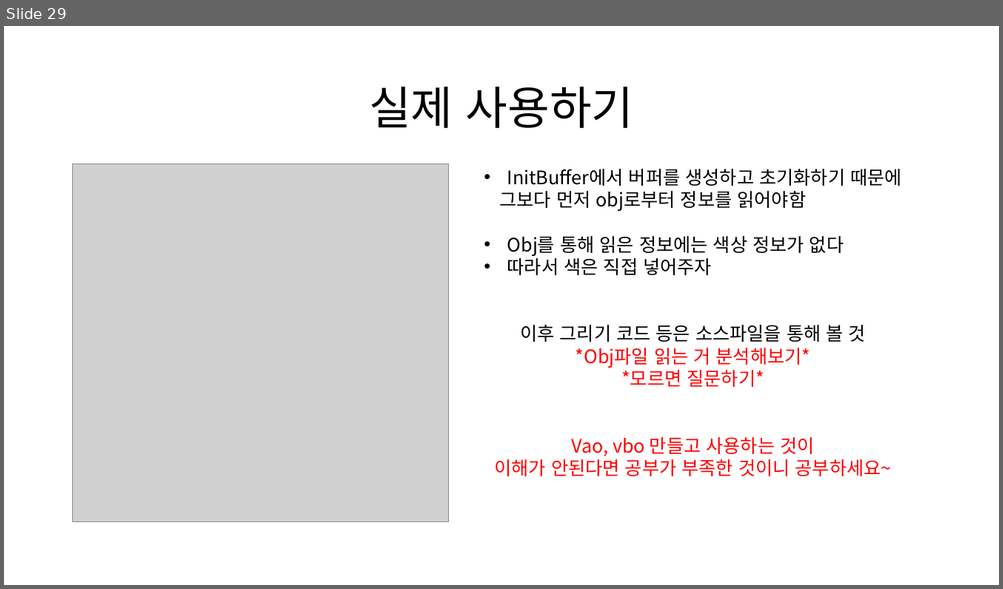
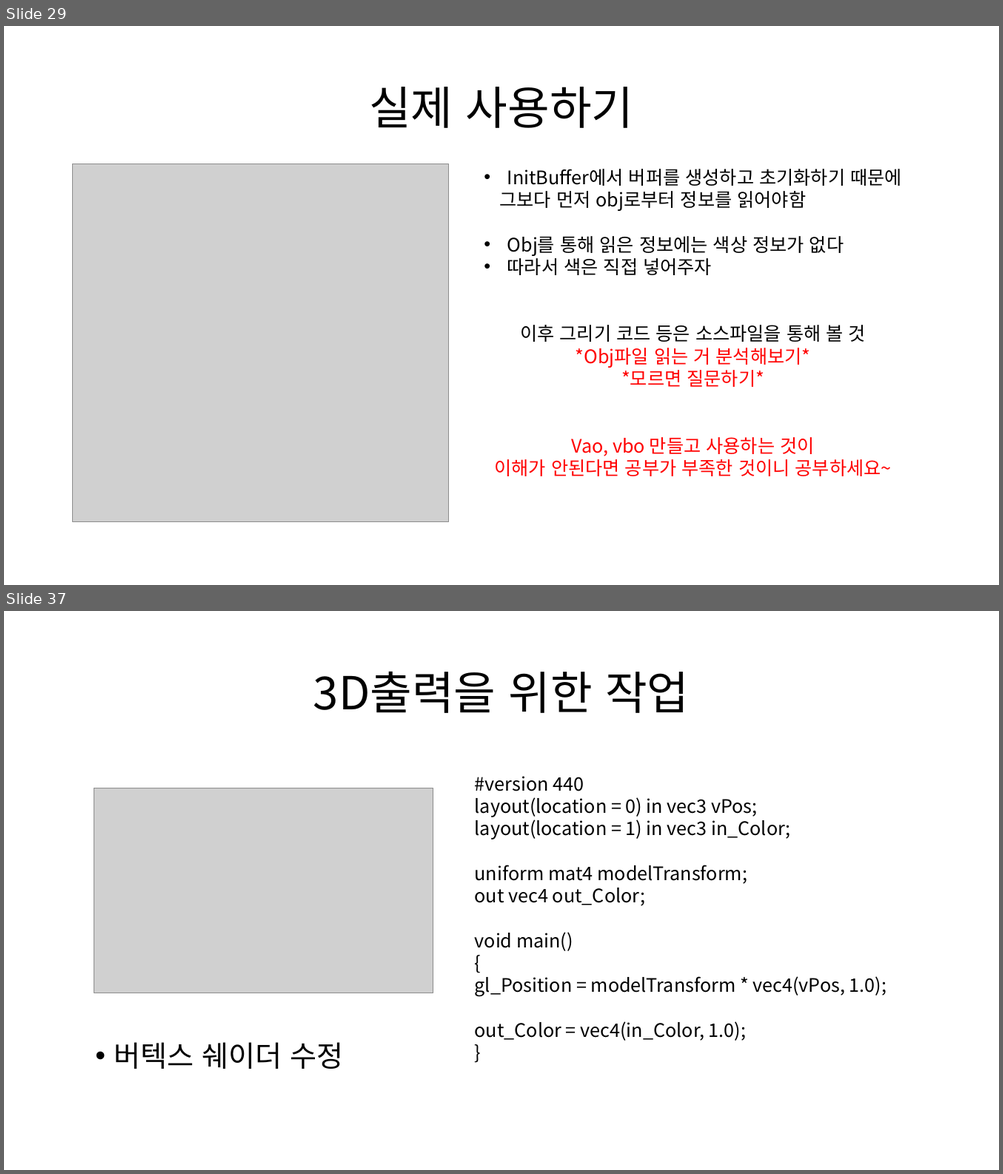
Before and after one commit to Kimseongtae9911/WarpOpenGL, a slide deck: 프레임워크.pptx. Shown one above the other, each under a label of ours: slide 29 before the commit, slides 29 and 37 after it; the slides between them are not shown. The pictures are 1003x589 and 1003x1174 pixels, drawn with LibreOffice and Linux fonts; fonts in the diff are those of the drawing; grey boxes stand for pictures. Boxes give left, top, right and bottom in pixels: in the first picture for what was removed or moved away, otherwise in the second. Text is boxed around its words. In the diff, an @@ line names an element or a change of style, - is before the commit and + after.

```diff
--- a/프레임워크.pptx
+++ b/프레임워크.pptx
@@ slide 37 added at [4,611,999,1170], background #FFFFFF @@
@@ title added at [313,671,688,713], 44 pt, text #000000 @@
+3D출력을 위한 작업
@@ picture added at [94,788,433,993] @@
@@ text added at [475,776,886,1041], 18 pt, text #000000 @@
+#version 440
+layout(location = 0) in vec3 vPos;
+layout(location = 1) in vec3 in_Color;
+uniform mat4 modelTransform;
+out vec4 out_Color;
+void main()
+{
+gl_Position = modelTransform * vec4(vPos, 1.0);
+out_Color = vec4(in_Color, 1.0);
+}
@@ text added at [114,1042,344,1069], 28 pt, text #000000 @@
+• 버텍스 쉐이더 수정
```
Also in this commit, not shown: 24 other slides added, 30 other files.
